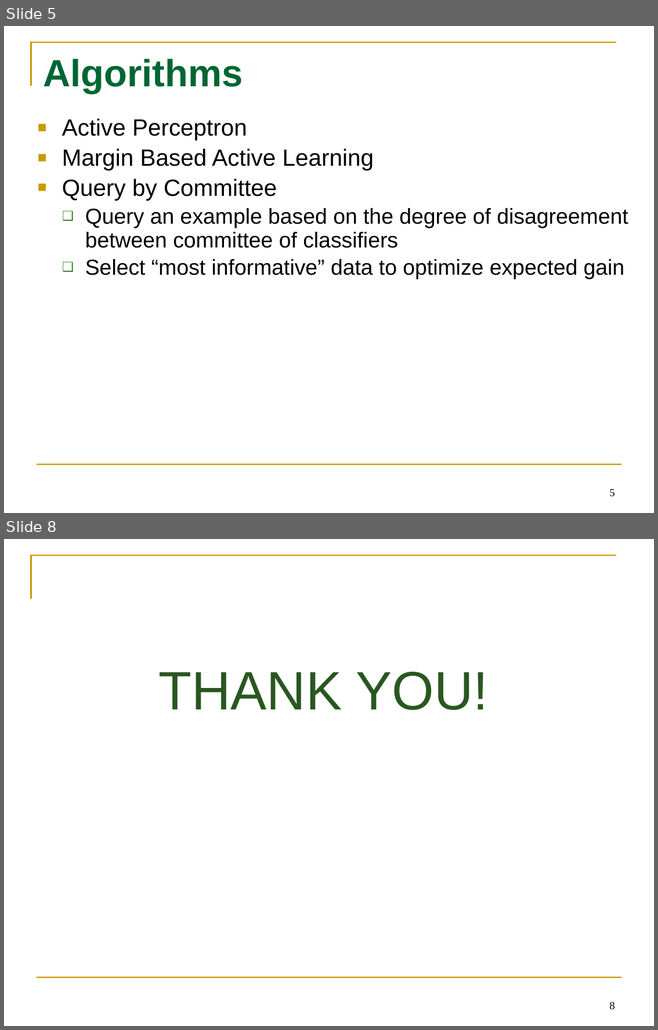
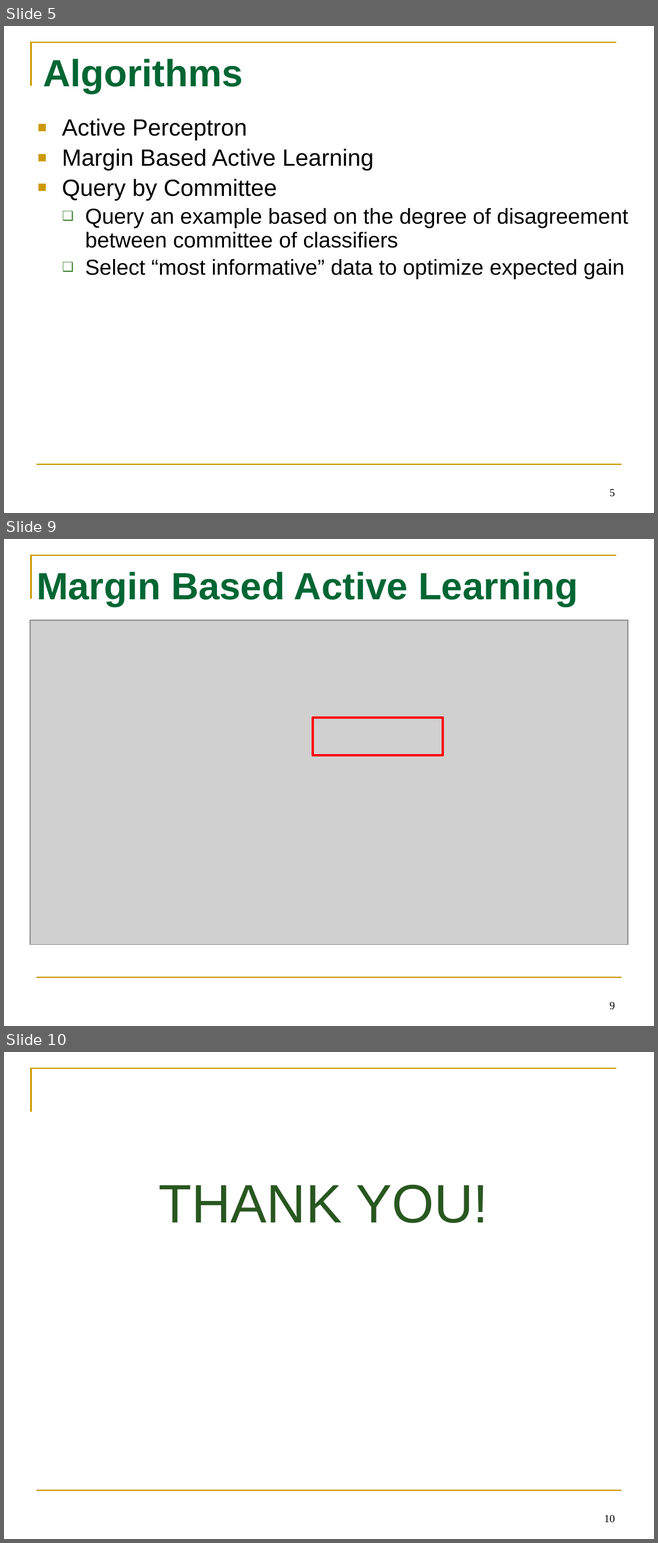
Before and after one commit to tttyy/Active-Learning, a slide deck: presentation/Activelearning.pptx. Shown one above the other, each under a label of ours: slides 5 and 8 before the commit, slides 5, 9 and 10 after it; the slides between them are not shown. The pictures are 658x1030 and 658x1543 pixels, drawn with LibreOffice and Linux fonts; fonts in the diff are those of the drawing; grey boxes stand for pictures. Boxes give left, top, right and bottom in pixels: in the first picture for what was removed or moved away, otherwise in the second. Text is boxed around its words. In the diff, an @@ line names an element or a change of style, - is before the commit and + after.

```diff
--- a/presentation/Activelearning.pptx
+++ b/presentation/Activelearning.pptx
@@ slide 9 added at (4, 539, 654, 1026), background #FFFFFF; not listed: 2 template elements that a slide beside it also shows @@
@@ title added at (36, 571, 578, 607), 42 pt, text #006633, bold @@
+Margin Based Active Learning
@@ picture added at (30, 620, 628, 945) @@
@@ rectangle added at (313, 718, 442, 755), outline #FF0000 2.5 pt @@
@@ page number added at (609, 1002, 614, 1010), 12 pt, text #000000 @@
+9
@@ what was slide 8 is now slide 10 @@
@@ page number at (604, 1515, 615, 1522): text changed @@
-8
+10
```
Also in this commit, not shown: 2 slides changed, 1 other slide added, 1 other file.
